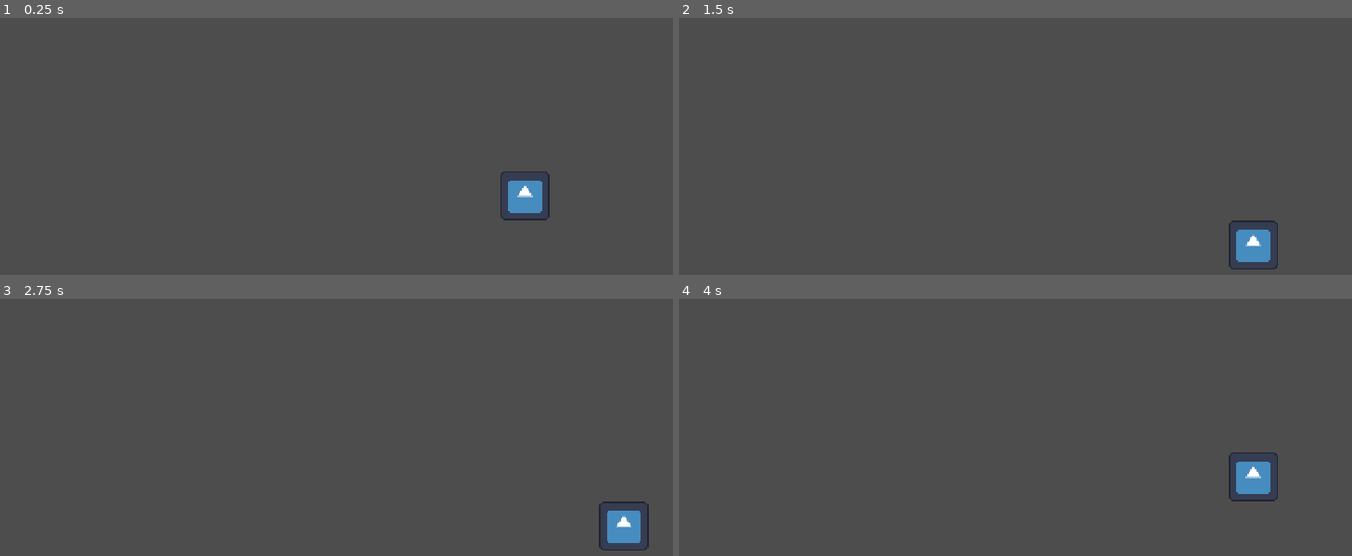
Above: before the commit, frames 1-4 (two rows, left to right).
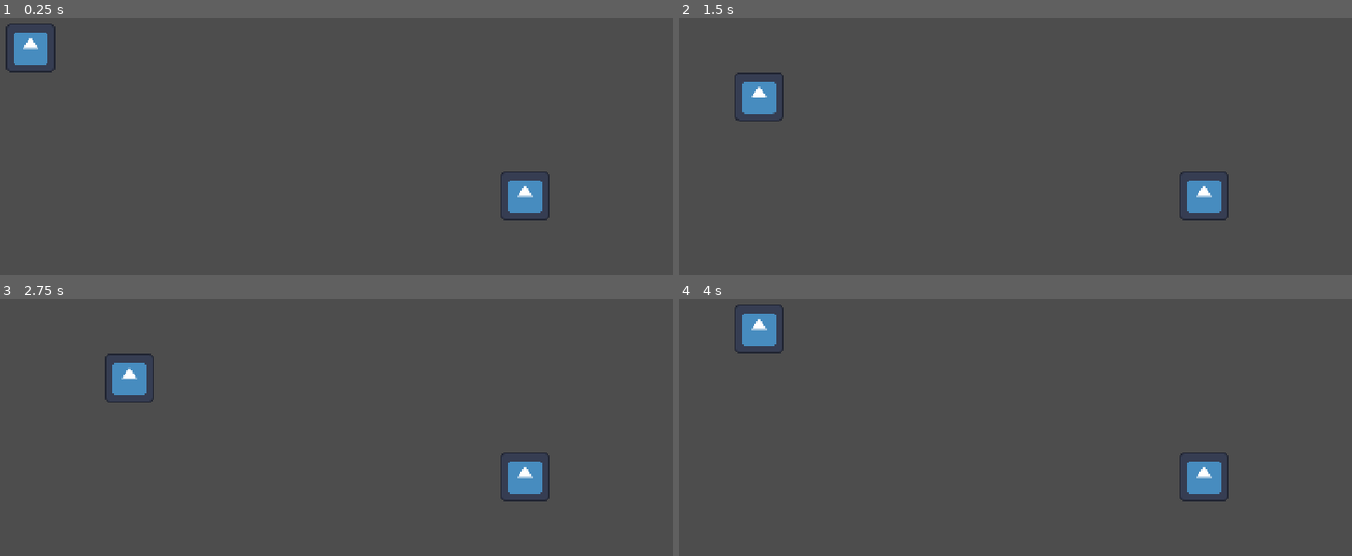
Above: after the commit, the same moments.

Repository: Raisinaut/Micro-Jam-034
Game: Godot game, scene res://Characters/GridNode.tscn
Two runs of this game, one before a commit and one after it. Both use one fixed random seed, a clock stepped at 60 frames per second and the inputs below. This scene is started directly instead of the project's main scene. The engine's default icon, where the game draws it, is replaced by a stand-in: a white triangle on a blue panel in a dark square.
Inputs:
- Up to frame 1 (0.25 s): no input
- Up to frame 2 (1.5 s): tap Enter at 0.5 s; hold D (move_right) 0.53-1.28 s; tap Space at 1.25 s; hold S (move_down) from 1.28 s (still down)
- Up to frame 3 (2.75 s): tap Enter at 2 s; release S (move_down) at 2.03 s; hold D (move_right) from 2.03 s (still down)
- Up to frame 4 (4 s): tap Space at 2.75 s; release D (move_right) at 2.78 s; hold W (move_up) 2.78-3.53 s; tap Enter at 3.5 s; hold A (move_left) from 3.53 s (still down)

The runs differ from the first frame. In frame 1, 0.8% of the frame differs, in the area x 0-9%, y 2-22%; in frame 2, 2.4%; in frame 3, 2.4%, in the area x 15-97%, y 21-98%; in frame 4, 2.4%.

Commit message:
player, lerp position

Diff:
--- a/Godot/defense-game/Characters/GridNode.tscn
+++ b/Godot/defense-game/Characters/GridNode.tscn
@@ -1,7 +1,8 @@
-[gd_scene load_steps=3 format=3 uid="uid://brrb85jfiiqh8"]
+[gd_scene load_steps=4 format=3 uid="uid://brrb85jfiiqh8"]
 
 [ext_resource type="Script" path="res://Characters/grid_node.gd" id="1_3nexw"]
 [ext_resource type="PackedScene" uid="uid://behdr5su2x6fw" path="res://Characters/GridCharacter.tscn" id="2_imh73"]
+[ext_resource type="PackedScene" uid="uid://cynt0mxgo2qeh" path="res://Characters/Player.tscn" id="3_rrbst"]
 
 [node name="GridNode" type="Node2D"]
 script = ExtResource("1_3nexw")
@@ -10,3 +11,6 @@
 
 [node name="GridCharacter" parent="." instance=ExtResource("2_imh73")]
 position = Vector2(384, 192)
+
+[node name="Player" parent="." instance=ExtResource("3_rrbst")]
+position = Vector2(64, 96)
--- /dev/null
+++ b/Godot/defense-game/Characters/Player.tscn
@@ -0,0 +1,11 @@
+[gd_scene load_steps=3 format=3 uid="uid://cynt0mxgo2qeh"]
+
+[ext_resource type="Script" path="res://Characters/player.gd" id="1_6newc"]
+[ext_resource type="Texture2D" uid="uid://ct2trv2mxr0my" path="res://icon.svg" id="2_sr3ol"]
+
+[node name="Player" type="Node2D"]
+script = ExtResource("1_6newc")
+
+[node name="Sprite2D" type="Sprite2D" parent="."]
+scale = Vector2(0.25, 0.25)
+texture = ExtResource("2_sr3ol")
--- a/Godot/defense-game/Characters/grid_character.gd
+++ b/Godot/defense-game/Characters/grid_character.gd
@@ -4,22 +4,21 @@
 var _grid_step = 100
 var _grid_origin = Vector2(0,0)
 var _grid_position = Vector2(0,0)
+var move_direction = Vector2(0,0)
 
-func _ready() -> void:
-	pass
+func _process(delta: float) -> void:
+	move()
+	update_position(delta)
 
-func _process(_delta: float) -> void:
-	if Input.is_action_just_pressed("move_up"): _grid_position.y -= 1
-	if Input.is_action_just_pressed("move_down"): _grid_position.y += 1
-	if Input.is_action_just_pressed("move_left"): _grid_position.x -= 1
-	if Input.is_action_just_pressed("move_right"): _grid_position.x += 1
-	update_position()
+func move():
+	_grid_position += move_direction
+	move_direction = Vector2.ZERO
 
-func update_position():
-	position = (_grid_position * _grid_step) + _grid_origin
+func update_position(delta: float):
+	position = lerp(position, (_grid_position * _grid_step) + _grid_origin, delta * 20)
 
 func initialize_grid(grid_size: float, grid_origin: Vector2):
 	_grid_step = grid_size
 	_grid_origin = grid_origin
 	_grid_position = (position - _grid_origin) / _grid_step
-	update_position()
+	update_position(0)
--- /dev/null
+++ b/Godot/defense-game/Characters/player.gd
@@ -0,0 +1,9 @@
+extends GridCharacter
+
+func _process(_delta: float) -> void:
+	move_direction = Vector2.ZERO
+	if Input.is_action_just_pressed("move_up"): move_direction.y -= 1
+	if Input.is_action_just_pressed("move_down"): move_direction.y += 1
+	if Input.is_action_just_pressed("move_left"): move_direction.x -= 1
+	if Input.is_action_just_pressed("move_right"): move_direction.x += 1
+	super(_delta)
